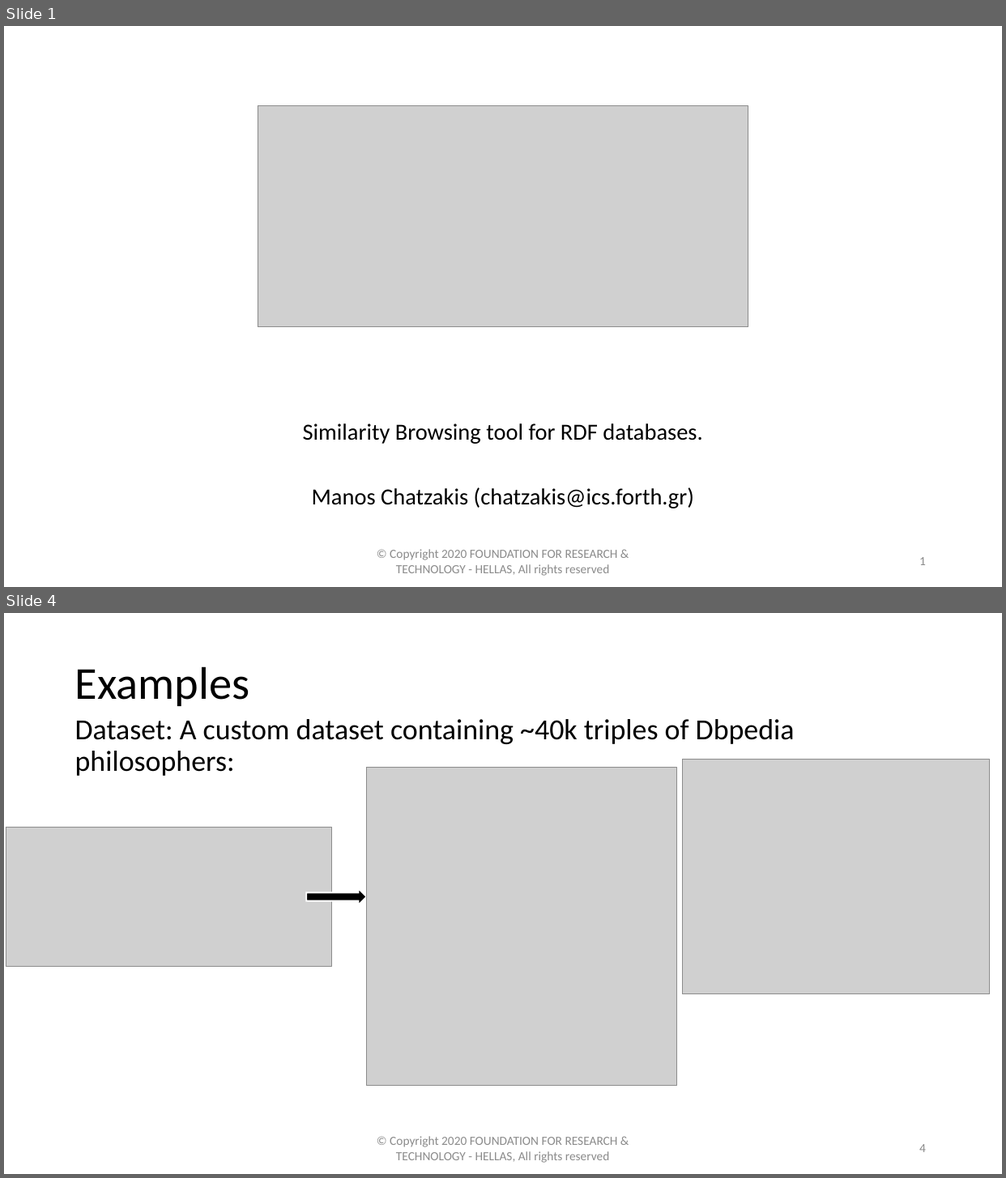
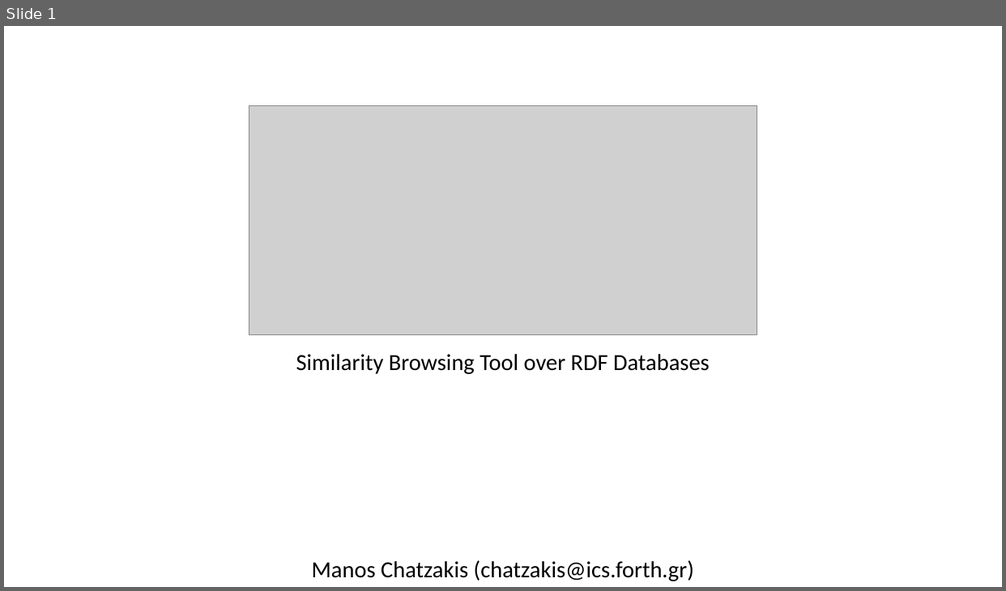
Before and after one commit to MChatzakis/RDFsim, a slide deck: RDFsim/presentation/RDFsim.pptx. Shown one above the other, each under a label of ours: slides 1 and 4 before the commit, slide 1 after it; the slides between them are not shown. The pictures are 1006x1178 and 1006x591 pixels, drawn with LibreOffice and Linux fonts; fonts in the diff are those of the drawing; grey boxes stand for pictures. Boxes give left, top, right and bottom in pixels: in the first picture for what was removed or moved away, otherwise in the second. Text is boxed around its words. In the diff, an @@ line names an element or a change of style, - is before the commit and + after.

```diff
--- a/RDFsim/presentation/RDFsim.pptx
+++ b/RDFsim/presentation/RDFsim.pptx
@@ slide 4 removed at bbox=[4, 613, 1002, 1174], background #FFFFFF @@
@@ title removed at bbox=[75, 666, 250, 706] @@
-Examples
@@ text removed at bbox=[75, 719, 795, 776] @@
-Dataset: A custom dataset containing ~40k triples of Dbpedia philosophers:
@@ picture removed at bbox=[367, 768, 677, 1086] @@
@@ picture removed at bbox=[682, 760, 990, 995] @@
@@ picture removed at bbox=[6, 827, 331, 966] @@
@@ right arrow removed at bbox=[306, 888, 367, 905] @@
@@ text removed at bbox=[390, 1136, 618, 1163] @@
-© Copyright 2020 FOUNDATION FOR RESEARCH & TECHNOLOGY - HELLAS, All rights reserved
@@ page number removed at bbox=[919, 1144, 926, 1152] @@
-4
@@ slide 1 changed as well @@
@@ picture: place and size @@
-picture at bbox=[258, 106, 749, 327]
+picture at bbox=[249, 106, 757, 335]
@@ text added at bbox=[296, 354, 710, 374], 22.2 pt, text #000000 @@
+Similarity Browsing Tool over RDF Databases
@@ subtitle at bbox=[303, 424, 702, 444]: paragraph removed @@
-Similarity Browsing tool for RDF databases.
@@ subtitle "Manos Chatzakis (chatzakis@ics.forth.gr)": place and size @@
-subtitle "Manos Chatzakis (chatzakis@ics.forth.gr)" at bbox=[303, 424, 702, 509]
+subtitle "Manos Chatzakis (chatzakis@ics.forth.gr)" at bbox=[312, 561, 694, 582]
@@ text removed at bbox=[390, 549, 618, 576] @@
-© Copyright 2020 FOUNDATION FOR RESEARCH & TECHNOLOGY - HELLAS, All rights reserved
@@ page number removed at bbox=[919, 557, 926, 565] @@
-1
```
Also in this commit, not shown: 4 slides added, 4 other slides removed.
